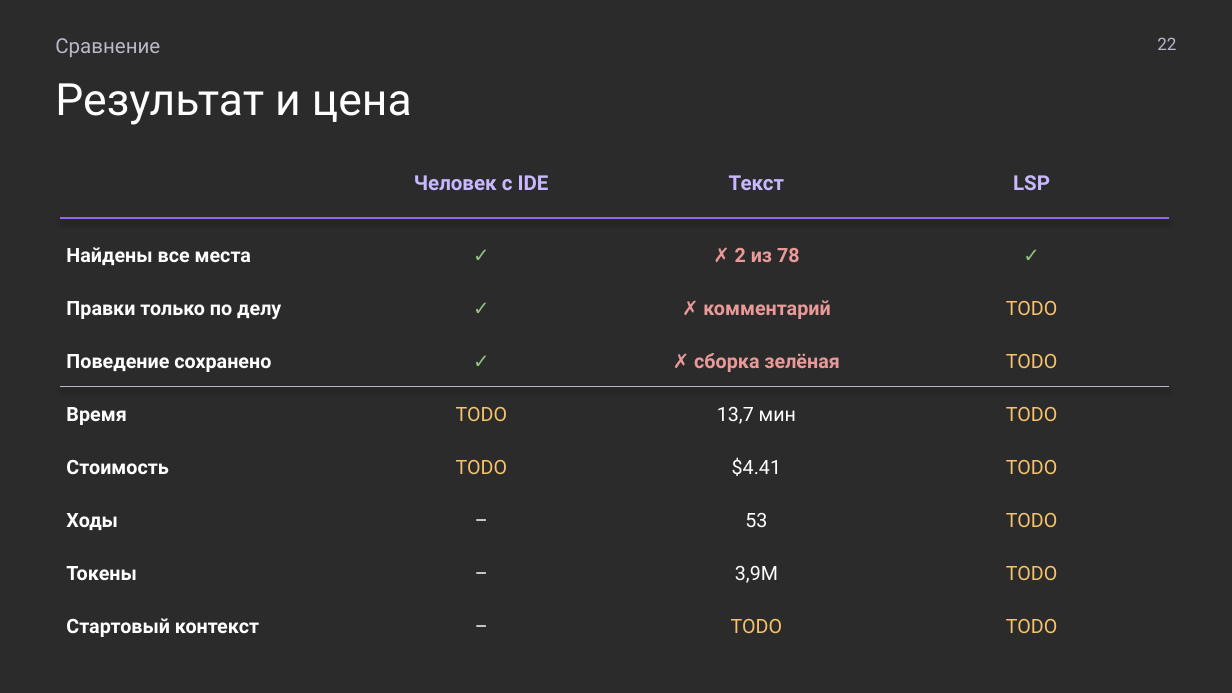
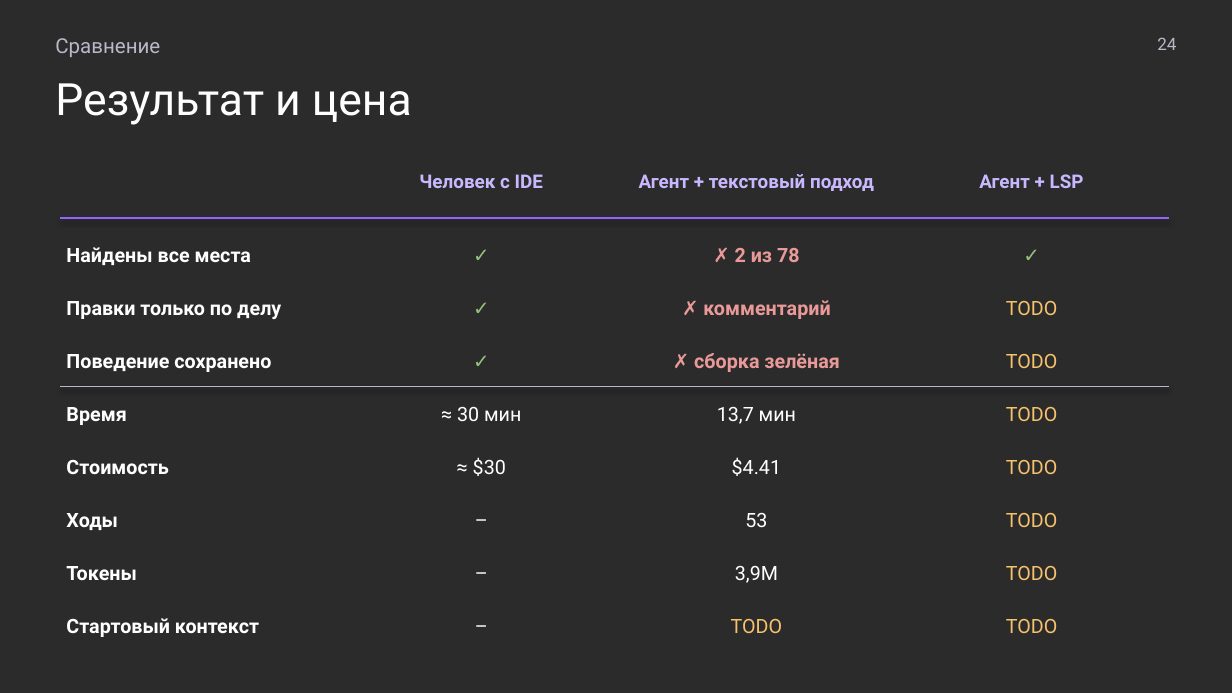
Before and after one commit to MchKosticyn/ide-refactoring-in-ai-agents, a slide deck: slide 24 of Доклад_ Рефакторинг в ИИ-агентах.pptx (slide 22 before the commit). Drawn at 1232x693 pixels with LibreOffice and Linux fonts; fonts in the diff are those of the drawing; background and template pictures are left out; a plain dark background stands for a picture behind light text. Boxes give left, top, right and bottom in pixels: in the first picture for what was removed or moved away, otherwise in the second. Text is boxed around its words. In the diff, an @@ line names an element or a change of style, - is before the commit and + after.

```diff
--- a/Доклад_ Рефакторинг в ИИ-агентах.pptx
+++ b/Доклад_ Рефакторинг в ИИ-агентах.pptx
@@ text at box(1157, 37, 1176, 50): text changed @@
-22
+24
@@ text "Человек с IDE" at box(419, 174, 543, 188): size 12 to 11 pt @@
@@ text at box(639, 174, 874, 191): text changed; size 12 to 11 pt @@
-Текст
+Агент + текстовый подход
@@ text at box(979, 174, 1084, 188): text changed; size 12 to 11 pt @@
-LSP
+Агент + LSP
@@ text at box(457, 407, 521, 421): text changed; text colour #F6C26B to #FFFFFF @@
-TODO
+≈ 30 мин
@@ text at box(473, 457, 506, 476): text changed; text colour #F6C26B to #FFFFFF @@
-TODO
+≈ $30
```
Also in this commit, not shown: 40 other slides changed, 4 slides added, 2 slides removed, 4 other files.
